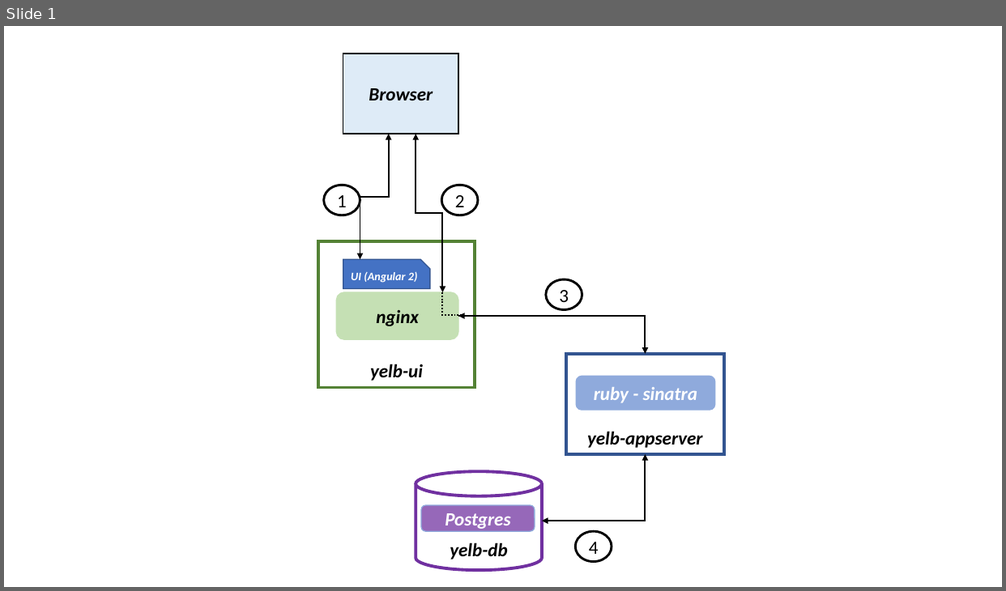
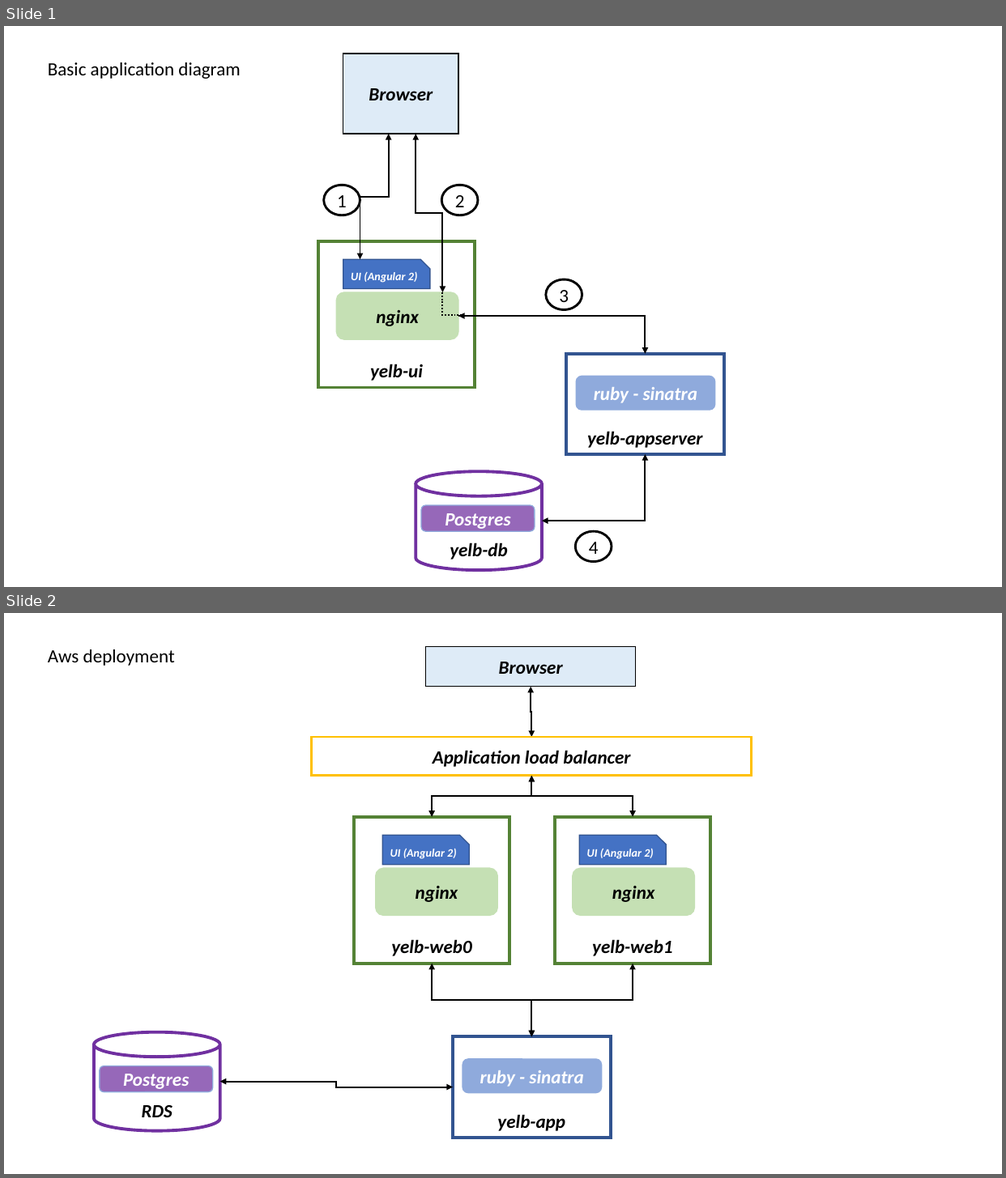
Before and after one commit to liaz-stratoscale/yelb, a slide deck: yelb-architecture.pptx. Shown one above the other, each under a label of ours: slide 1 before the commit, slides 1 and 2 after it. The pictures are 1006x591 and 1006x1178 pixels, drawn with LibreOffice and Linux fonts; fonts in the diff are those of the drawing. Boxes give left, top, right and bottom in pixels: in the first picture for what was removed or moved away, otherwise in the second. Text is boxed around its words. In the diff, an @@ line names an element or a change of style, - is before the commit and + after.

Commit message:
yelb working deployment

```diff
--- a/yelb-architecture.pptx
+++ b/yelb-architecture.pptx
@@ slide 2 added at [4,613,1002,1174], background #FFFFFF @@
@@ text added at [48,649,175,666], 18 pt, text #000000 @@
+Aws deployment
@@ rectangle added at [426,647,636,687], fill #DEEBF7, outline #000000 1 pt, 18 pt, text #000000, bold, italic @@
+Browser
@@ elbow double arrow added from (531, 687) to (532, 737), #000000 1.5 pt @@
@@ rectangle added at [312,737,752,776], fill #FFFFFF, outline #FFC000 2.25 pt, 18 pt, text #000000, bold, italic @@
+Application load balancer
@@ elbow double arrow added from (532, 776) to (432, 817), #000000 1.5 pt @@
@@ elbow double arrow added from (532, 776) to (633, 817), #000000 1.5 pt @@
@@ rectangle added at [354,817,509,964], outline #548235 3 pt, 18 pt, text #000000, bold, italic @@
+yelb-web0
@@ rectangle added at [555,817,710,964], outline #548235 3 pt, 18 pt, text #000000, bold, italic @@
+yelb-web1
@@ snip rect added at [383,835,470,865], fill #4472C4, outline #325491 1 pt, 11 pt, text #FFFFFF, bold, italic @@
+UI (Angular 2)
@@ snip rect added at [580,835,667,865], fill #4472C4, outline #325491 1 pt, 11 pt, text #FFFFFF, bold, italic @@
+UI (Angular 2)
@@ rounded rectangle added at [375,868,497,915], fill #C5E0B4, outline #C5E0B4 1 pt, 18 pt, text #000000, bold, italic @@
+nginx
@@ rounded rectangle added at [572,868,694,915], fill #C5E0B4, outline #C5E0B4 1 pt, 18 pt, text #000000, bold, italic @@
+nginx
@@ elbow double arrow added from (432, 964) to (532, 1037), #000000 1.5 pt @@
@@ elbow double arrow added from (633, 964) to (532, 1037), #000000 1.5 pt @@
@@ cylinder added at [94,1033,220,1131], outline #7030A0 3 pt, 18 pt, text #000000, bold, italic @@
+RDS
@@ rectangle added at [454,1037,612,1138], outline #325491 3 pt, 18 pt, text #000000, bold, italic @@
+yelb-app
@@ rounded rectangle added at [100,1067,213,1093], fill #7030A0 at 73% opacity, outline #8FAADC 1 pt, 18 pt, text #FFFFFF, bold, italic @@
+Postgres
@@ rounded rectangle added at [463,1059,602,1093], fill #8FAADC, outline #8FAADC 1 pt, 18 pt, text #FFFFFF, bold, italic @@
+ruby - sinatra
@@ elbow double arrow added from (220, 1082) to (454, 1088), #000000 1.5 pt @@
@@ slide 1 changed as well @@
@@ text added at [48,62,240,79], 18 pt, text #000000 @@
+Basic application diagram
```
Also in this commit, not shown: 6 other files.
